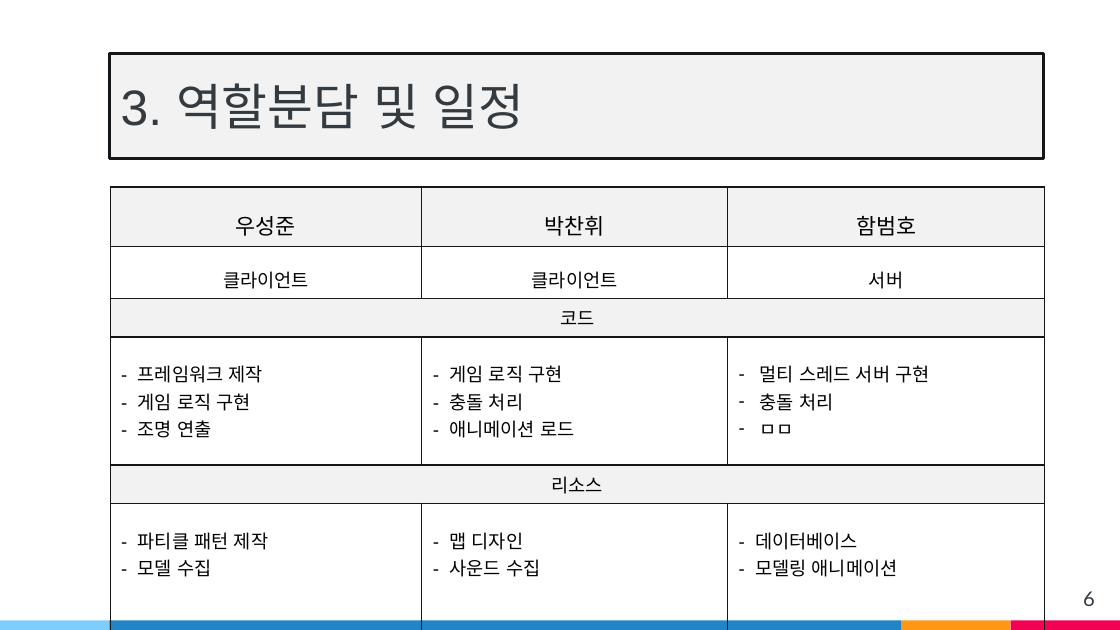
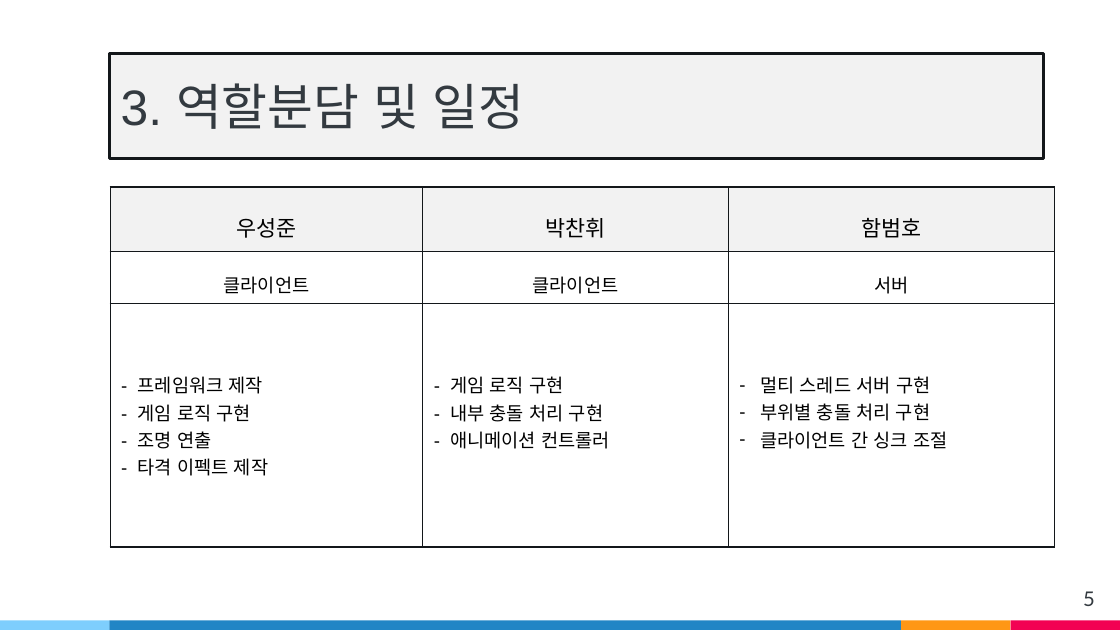
Before and after one commit to wsj2681/Anger_Control_Disoder, a slide deck: slide 5 of Capstone Design/발표자료/중간발표/v3.pptx (slide 6 before the commit). Drawn at 1120x630 pixels with LibreOffice and Linux fonts; fonts in the diff are those of the drawing. Boxes give left, top, right and bottom in pixels: in the first picture for what was removed or moved away, otherwise in the second. Text is boxed around its words. In the diff, an @@ line names an element or a change of style, - is before the commit and + after.

```diff
--- a/Capstone Design/발표자료/중간발표/v3.pptx
+++ b/Capstone Design/발표자료/중간발표/v3.pptx
@@ table at [110, 187, 1054, 544] @@
-row 3: 코드 |  | 
-row 4: - 프레임워크 제작 / - 게임 로직 구현 / - 조명 연출 | - 게임 로직 구현 / - 충돌 처리 / - 애니메이션 로드 | 멀티 스레드 서버 구현 / 충돌 처리 / ㅁㅁ
-row 5: 리소스 |  | 
-row 6: - 파티클 패턴 제작 / - 모델 수집 | - 맵 디자인 / - 사운드 수집 | - 데이터베이스 / - 모델링 애니메이션
+row 3: - 프레임워크 제작 / - 게임 로직 구현 / - 조명 연출 / - 타격 이펙트 제작 | - 게임 로직 구현 / - 내부 충돌 처리 구현 / - 애니메이션 컨트롤러 | 멀티 스레드 서버 구현 / 부위별 충돌 처리 구현 / 클라이언트 간 싱크 조절
@@ table: place and size @@
-table at [110, 187, 1044, 588]
+table at [110, 187, 1054, 544]
@@ page number at [1083, 591, 1095, 606]: text changed @@
-6
+5
```
Also in this commit, not shown: 6 other slides changed, 2 other files.
